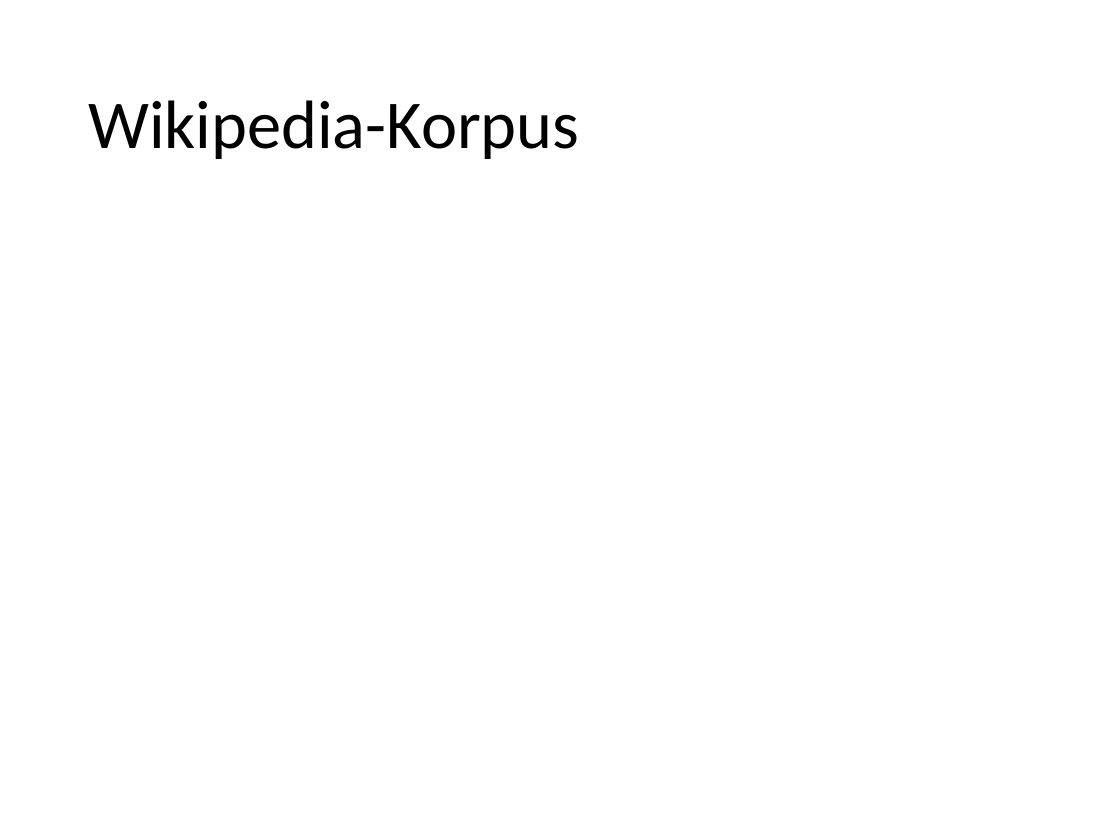
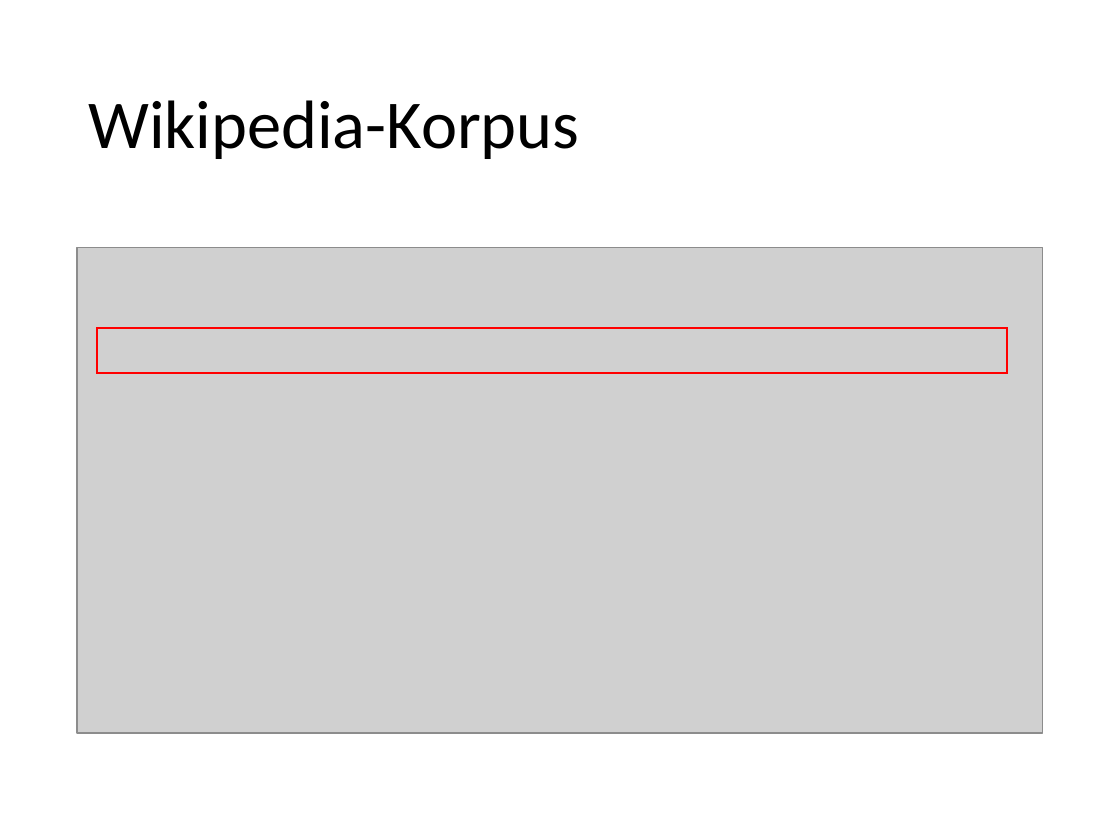
Before and after one commit to imbabaer/SemanticRelations, a slide deck: slide 8 of Präsentation/Semantische Beziehungen.pptx (slide 6 before the commit). Drawn at 1120x840 pixels with LibreOffice and Linux fonts; fonts in the diff are those of the drawing; grey boxes stand for pictures. Boxes give left, top, right and bottom in pixels: in the first picture for what was removed or moved away, otherwise in the second. Text is boxed around its words. In the diff, an @@ line names an element or a change of style, - is before the commit and + after.

```diff
--- a/Präsentation/Semantische Beziehungen.pptx
+++ b/Präsentation/Semantische Beziehungen.pptx
@@ picture added at (77,248,1043,734) @@
@@ rectangle added at (97,328,1007,373), outline #FF0000 1 pt @@
```
Also in this commit, not shown: 2 other slides changed, 2 slides added, 1 other file.
